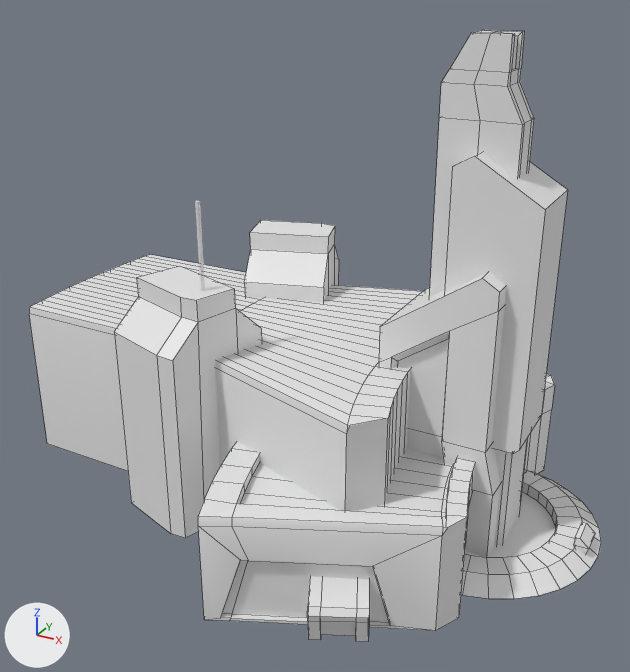
What one commit did to the FBX model Assets/Blender/LEyline/node-redux.fbx.
The view is the same before and after, from a 50 mm camera at (-2.8, -52.7, 37.8) aimed at (-30.9, -1.6, 12.3). Every picture has the same lights, and +X, +Y and +Z are marked at lower left. The picture after the commit comes second. Mesh edges are drawn as thin lines on the coarser meshes. Where no turn or scale is listed for an object, it has been applied to the vertices.

The first picture shows 'Node_Accent1', 'Node_Antenna1', 'Node_Antenna2', 'Node_Antenna3', 'Node_Arc1', 'Node_Arc2', 'Node_Center', 'Node_Port' and 2 more.
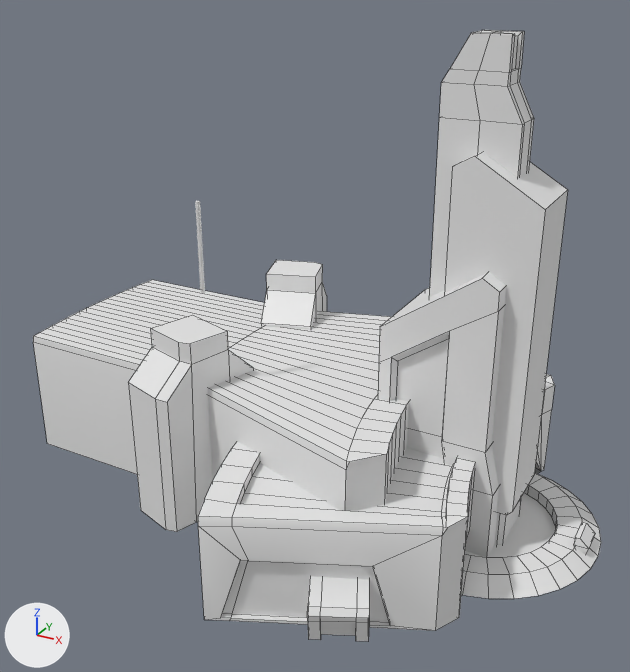
Changed parts and their boxes [x1, y1, x2, y2] in the pictures (630 x 672 px; the box of a moved part takes in the faces that stretch with it):
'Node_Arc2', reshaped (10% shorter)
    before: [29, 254, 423, 511]
    after: [33, 280, 409, 511]
'Node_Accent1', reshaped (12% narrower, 14% shorter)
    before: [114, 220, 339, 538]
    after: [128, 260, 327, 532]
part 3 of me_cube_004, moved or reshaped
    before: [468, 410, 552, 505]
    after: [466, 410, 552, 539]

Edits to the bpy script that builds the scene:
```text
Change me_cube_003:
    used by ob_node_accent1; location = (-38.24, -9.29, -0.23)
    remove me_cube_003.from_pydata(...)  # 48 vertices, 42 faces; spans x -4.0..4.7, y -2.6..21.2, z -0.5..17.2
    add me_cube_003.from_pydata(...)  # 48 vertices, 42 faces; spans x -2.7..3.7, y -2.4..21.0, z -0.5..13.8
    me_cube_003 part 2: 48 of 48 vertices moved; they spanned x -4.0..4.7, y -2.6..21.2, z -0.5..17.2 and now span x -2.7..3.7, y -2.4..21.0, z -0.5..13.8; mean shift (0.0, 0.0, -2.2)
Change me_cube_010:
    used by ob_node_arc2; location = (-21.23, 0.0, 7.63)
    remove me_cube_010.from_pydata(...)  # 156 vertices, 154 faces; spans x -32.6..0.1, y -12.3..12.3, z -7.7..4.6
    add me_cube_010.from_pydata(...)  # 156 vertices, 154 faces; spans x -32.6..0.1, y -12.3..12.3, z -7.7..2.1
    me_cube_010 part 1: all 82 vertices in x -32.6..0.1, y -12.3..12.3, z 4.1..4.6 are moved by (0.0, 0.0, -2.5)
Change me_cube_004:
    used by ob_node_arc1; location = (-21.23, 0.0, 1.24); scale = (1.26, 1.26, 1.26)
    remove me_cube_004.from_pydata(...)  # 274 vertices, 270 faces; spans x -10.1..4.3, y -14.2..14.2, z -1.7..4.4
    add me_cube_004.from_pydata(...)  # 258 vertices, 258 faces; spans x -10.1..4.3, y -14.2..14.2, z -1.7..4.4
    me_cube_004 part 3
    26 vertices are removed from x -9.1..3.9, y -11.2..11.2, z -1.7
    54 faces are deleted
    63 vertices move from x -10.0..3.3, y -10.8..10.8, z -1.7..2.7 to x -10.0..3.7, y -11.8..11.8, z -1.7..0.2
    10 vertices are added at x -8.0..4.2, y -12.3..12.3, z -1.7
    42 new faces join them
```
